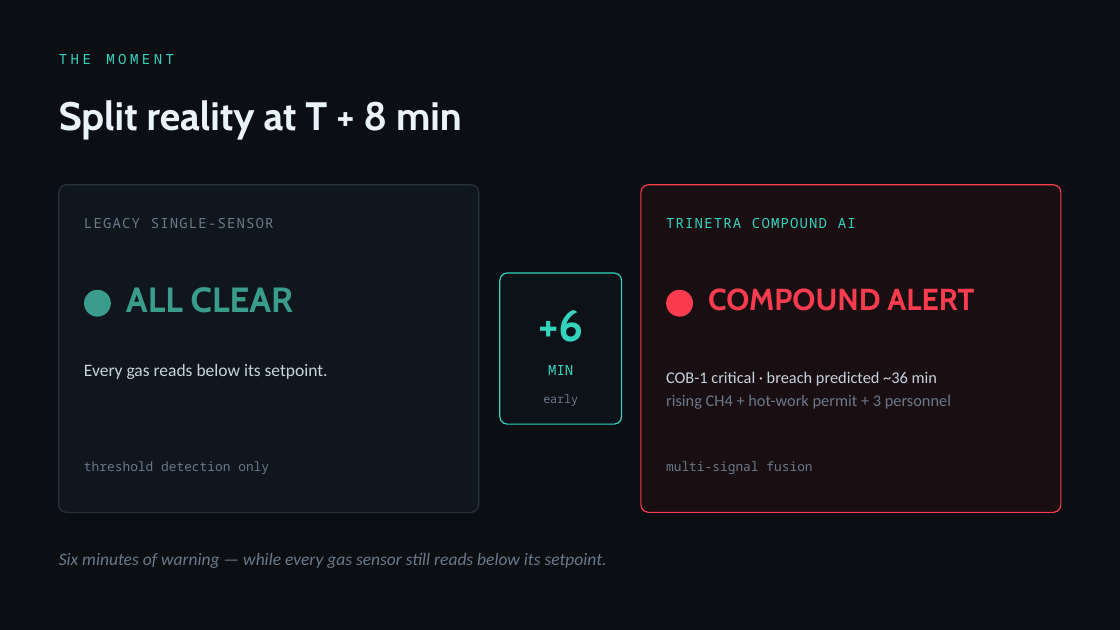
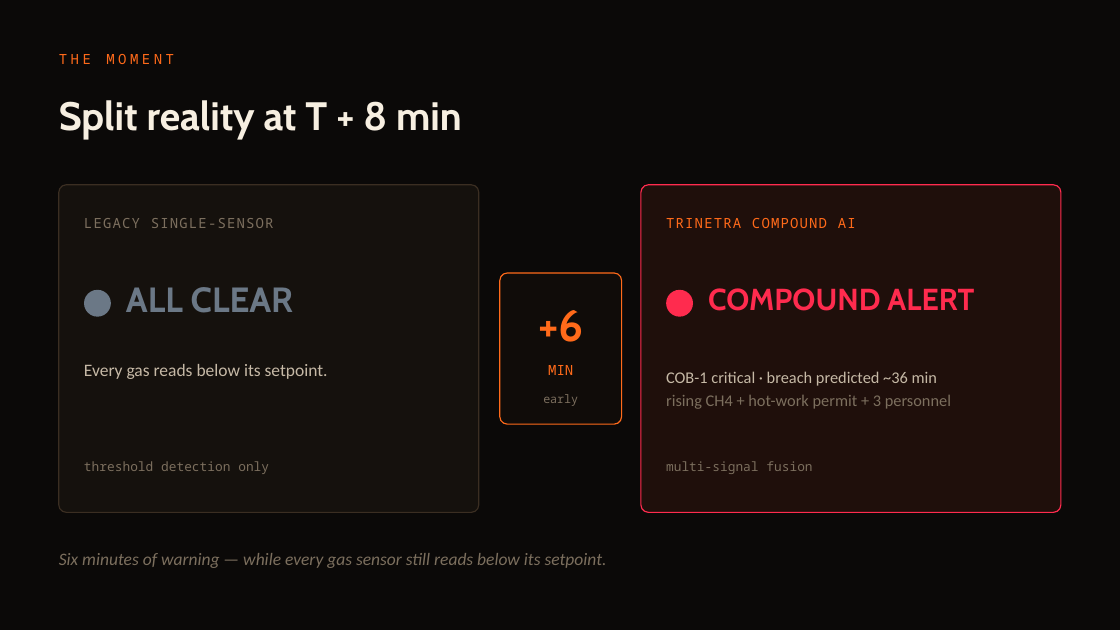
Before and after one commit to SaudSatopay/trinetra, a slide deck: slide 4 of docs/Trinetra_Deck.pptx. Drawn at 1120x630 pixels with LibreOffice and Linux fonts; fonts in the diff are those of the drawing. Boxes give left, top, right and bottom in pixels: in the first picture for what was removed or moved away, otherwise in the second. Text is boxed around its words. In the diff, an @@ line names an element or a change of style, - is before the commit and + after.

Commit message:
Align the deck to the Foundry palette + add the new capability slides
Repalette the pitch deck from the old teal-on-navy to the warm-ink / molten-orange
Foundry look the live control room and README now use — background, panels, the
molten-orange signature accent and the steel/amber/red risk ramp. No teal remains.

Add three slides for the capabilities shipped this round:
- Shift-left permit gate — the permit desk blocking a hot-work request that would
  complete the compound pattern (HIGH 80 -> CRITICAL 100), with the regulation-
  grounded conditions to issue safely.
- Fleet command — one engine across six plants, the live aggregate (6 plants /
  7 workers / 2 compound / +6 min lead) and the per-site board.
- Active-learning flywheel — the per-plant nuisance threshold with the locked
  recall guardrail (compound / HIGH / CRITICAL always page).

Now 17 slides. System fonts kept (Trebuchet / Consolas / Calibri) so it renders
reliably in PowerPoint. Headline numbers unchanged — engine untouched.

```diff
--- a/docs/Trinetra_Deck.pptx
+++ b/docs/Trinetra_Deck.pptx
@@ background #0B0F14 to #0B0908 @@
@@ text "Split reality at T + ..." at (x1=59, y1=100, x2=462, y2=140): text colour #EAF2FA to #F7EFE1 @@
@@ rounded rectangle at (x1=59, y1=185, x2=479, y2=513): fill #10161E to #15110D; outline #26313E 1 pt to #3B2E22 1 pt @@
@@ rounded rectangle at (x1=641, y1=185, x2=1061, y2=513): fill #190F12 to #1F0F0B; outline #FB3B4E 1 pt to #FF2B4E 1 pt @@
@@ text colour #34D3BD to #FF6A1A in 4 elements at (x1=59, y1=54, x2=174, y2=64), (x1=538, y1=310, x2=583, y2=342), (x1=548, y1=365, x2=573, y2=375), (x1=666, y1=218, x2=856, y2=228) @@
@@ ellipse at (x1=84, y1=290, x2=111, y2=317): fill #3A9D8C to #6B7886 @@
@@ text "ALL CLEAR" at (x1=126, y1=287, x2=293, y2=313): text colour #3A9D8C to #6B7886 @@
@@ rounded rectangle at (x1=500, y1=273, x2=622, y2=424): fill #0C1218 to #100C09; outline #34D3BD 1 pt to #FF6A1A 1 pt @@
@@ ellipse at (x1=666, y1=290, x2=693, y2=317): fill #FB3B4E to #FF2B4E @@
@@ text "COMPOUND ALERT" at (x1=708, y1=288, x2=974, y2=311): text colour #FB3B4E to #FF2B4E @@
@@ text "Every gas reads below its ..." at (x1=84, y1=364, x2=328, y2=379): text colour #C8D3DE to #C6B9A6 @@
@@ text "COB-1 critical · breach predicted ..." at (x1=666, y1=371, x2=951, y2=409): text colour #C8D3DE to #C6B9A6 in "COB-1 critical · breach predicted ~36 min"; text colour #6B7888 to #7C6F5E in "rising CH4 + hot-work permit + 3 ..." @@
@@ text colour #6B7888 to #7C6F5E in 5 elements at (x1=84, y1=218, x2=274, y2=228), (x1=84, y1=461, x2=269, y2=474), (x1=543, y1=394, x2=578, y2=406), (x1=666, y1=461, x2=812, y2=474), (x1=59, y1=553, x2=607, y2=568) @@
```
Also in this commit, not shown: 13 other slides changed, 3 slides added, 1 other file.
